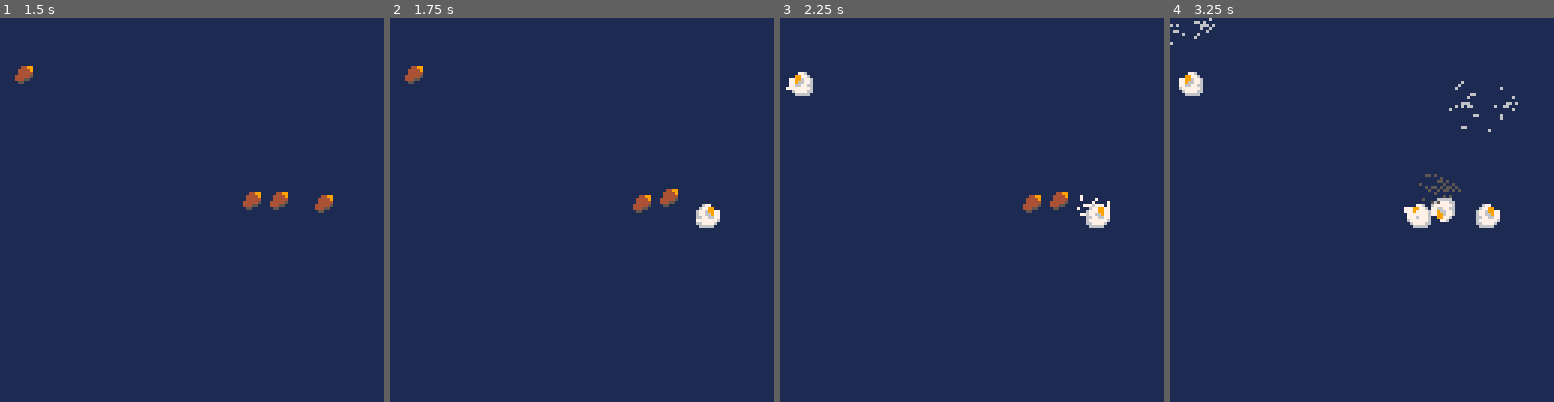
Above: before the commit, frames 1-4 (left to right).
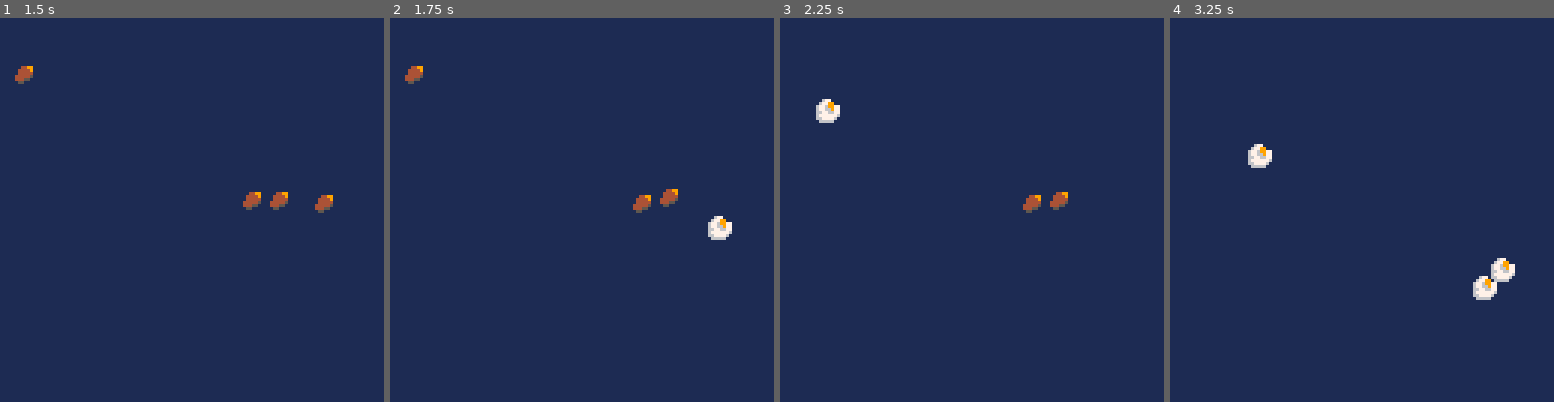
Above: after the commit, the same moments.

Repository: thoughtlesslabs/popper
Game: PICO-8 cartridge popper.p8
Same seed, same stepped clock (60 frames per second), same inputs: the game is played once before the commit and once after it.
Inputs:
- Up to frame 1 (1.5 s): tap X (X key) at 0.33, 1.07 s; tap O (Z key) at 0.7 s
- Up to frame 2 (1.75 s): hold Right from 1.6 s (still down); tap O (Z key) at 1.7 s
- Up to frame 3 (2.25 s): tap X (X key) at 1.85 s; release Right at 2.1 s; tap O (Z key) at 2.1 s
- Up to frame 4 (3.25 s): hold Right 2.47-3.03 s; tap O (Z key) at 2.5, 2.9 s; tap X (X key) at 2.97 s; hold Left from 3.08 s (still down)

Frame 1 is identical in both runs. In frame 2, 0.5% of the frame differs, in the area x 79-90%, y 48-58%; in frame 3, 1.0%; in frame 4, 2.7%, in the area x 0-91%, y 0-74%.

Commit message:
Moving Kernels

Diff:
--- a/popper.p8
+++ b/popper.p8
@@ -9,7 +9,7 @@
 	cls()
 	mode="start"
 	shake=0
-	move=0
+	rkern=1
 	gametimer=0
 	levelnum=1
 	levels={}
@@ -177,10 +177,11 @@
  else
  	updategameover()
  end
+ movekern(rkern)
 end
 
 function kernpop()
- rkern=flr(rnd(#kernels)+1)
+rkern=flr(rnd(#kernels)+1)
  if kernels[rkern].p==true then
  	del(kernels,kernels[rkern].n)
 		kernpop()
@@ -189,11 +190,25 @@
 		shake=0.1
 		kernels[rkern].p=true
 		kernels[rkern].v=false
-		popped(kernels[rkern])
 		popcount+=1
 	end
 end
 
+function movekern(mk)
+	mv=kernels[mk]
+	mv.dx=rnd(2)
+	mv.dy=rnd(2)
+	if mv.p then
+		nextx=mv.x+mv.dx
+		nexty=mv.y+mv.dy
+	else
+		nextx=mv.x
+		nexty=mv.y
+	end
+
+	mv.x=nextx
+	mv.y=nexty
+end
 
 function updategameover()
 	gametimer-=1
@@ -212,6 +227,8 @@
 	k={}
 	k.x=mid(1,rnd(110),110)
 	k.y=mid(1,rnd(110),110)
+	k.dx=0
+	k.dy=0
 	k.v=true
 	k.p=false
 	k.r=flr(rnd(4)+1)
@@ -240,15 +257,16 @@
 		if kernels[i].v then
 			spr(2,kernels[i].x+rnd(jit),kernels[i].y+rnd(jit))
 		elseif kernels[i].p then
-			if kernels[i].r==1 then
-				spr(1,kernels[i].x,kernels[i].y+5,1,1,true)
-			elseif kernels[i].r==2 then
-				spr(1,kernels[i].x,kernels[i].y+5,1,1,false)
-			elseif kernels[i].r==3 then
-				spr(1,kernels[i].x,kernels[i].y+5,1,1,false,true)
-			elseif kernels[i].r==4 then
-				spr(1,kernels[i].x,kernels[i].y+5,1,1,true,false)
-			end
+			spr(1,kernels[i].x,kernels[i].y+5,1,1,true)
+--			if kernels[i].r==1 then
+--				spr(1,kernels[i].x,kernels[i].y+5,1,1,true)
+--			elseif kernels[i].r==2 then
+--				spr(1,kernels[i].x,kernels[i].y+5,1,1,false)
+--			elseif kernels[i].r==3 then
+--				spr(1,kernels[i].x,kernels[i].y+5,1,1,false,true)
+--			elseif kernels[i].r==4 then
+--				spr(1,kernels[i].x,kernels[i].y+5,1,1,true,false)
+--			end
 		end
 	end
 	drawparts()
